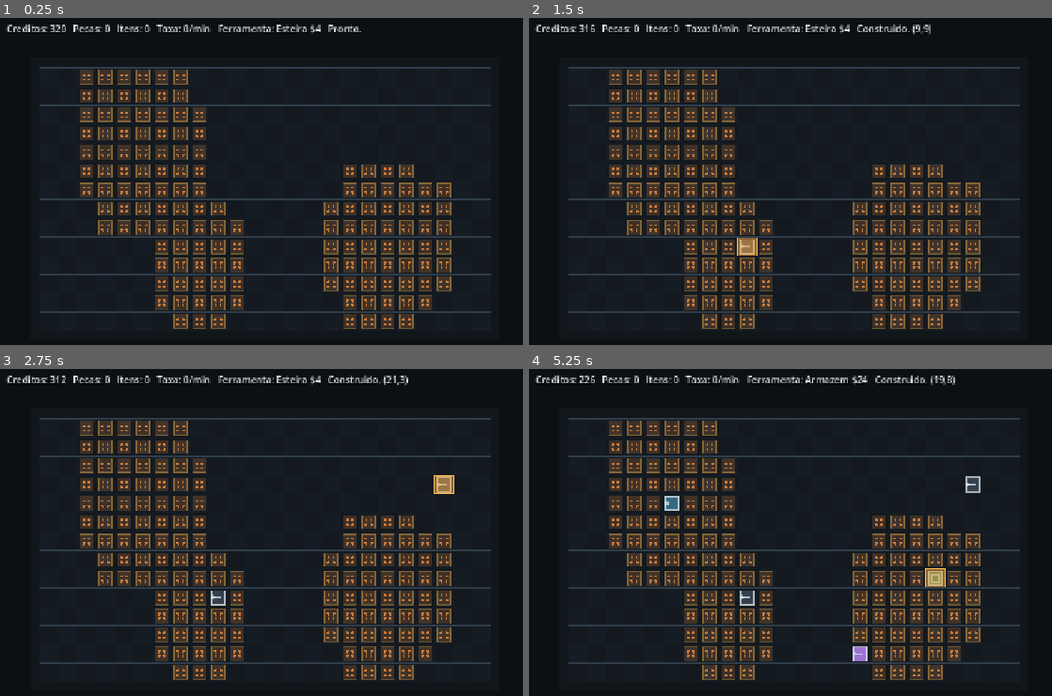
Above: before the commit, frames 1-4 (two rows, left to right).
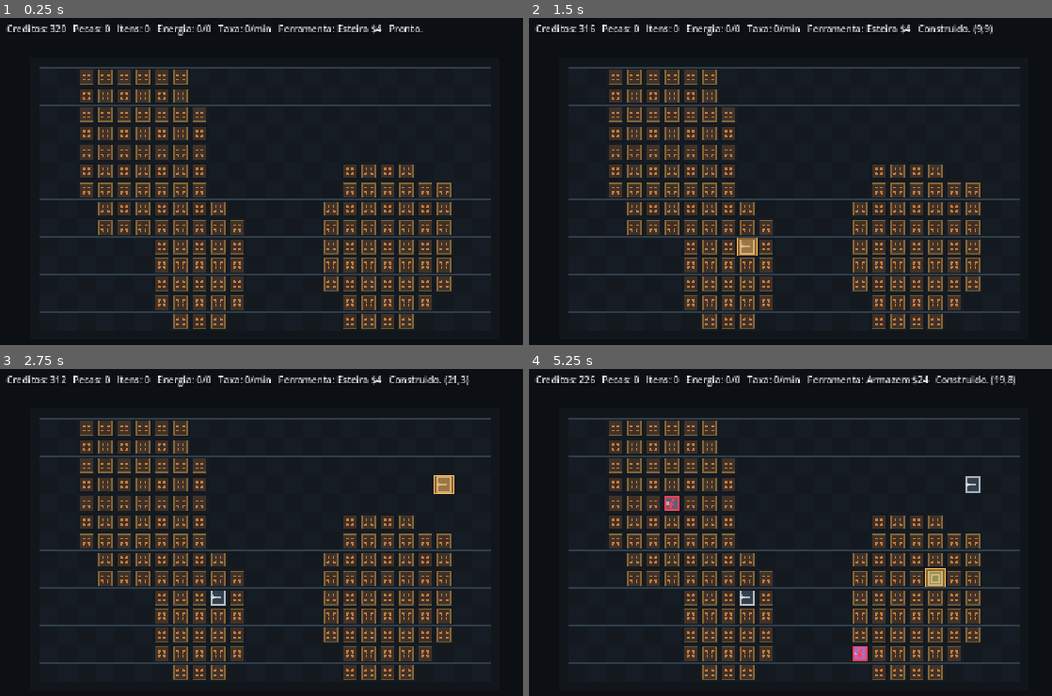
Above: after the commit, the same moments.

Repository: DURKHEIM09/jogo
Game: Godot game, scene res://scenes/main.tscn
The game is run twice, just before and just after one commit, with the same random seed, the same clock (stepped at 60 frames per second) and the same inputs.
Inputs (mouse positions are in pixels of both pictures, inside the frame that each line leads up to):
- Up to frame 1 (0.25 s): no input
- Up to frame 2 (1.5 s): tap Enter at 0.5 s; move the mouse to (outside the picture) at 0.52 s; tap R at 0.6 s; click (outside the picture) at 0.67 s; tap Space at 1.25 s; move the mouse to (748, 243) at 1.27 s; tap E at 1.35 s; click (748, 243) at 1.42 s
- Up to frame 3 (2.75 s): tap Enter at 2 s; move the mouse to (444, 480) at 2.02 s; tap 1 at 2.1 s; click (444, 480) at 2.17 s
- Up to frame 4 (5.25 s): tap Space at 2.75, 4.25 s; move the mouse to (858, 660) at 2.77 s; tap 2 at 2.85 s; click (858, 660) at 2.92 s; tap Enter at 3.5 s; move the mouse to (outside the picture) at 3.52 s; tap 3 at 3.6 s; click (outside the picture) at 3.67 s; move the mouse to (670, 509) at 4.27 s; tap 4 at 4.35 s; click (670, 509) at 4.42 s; move the mouse to (936, 575) at 5.02 s; tap 5 at 5.1 s; click (936, 575) at 5.17 s

The runs differ from the first frame. In frame 1, 0.7% of the frame differs, in the area x 29-81%, y 1-6%; in frame 2, 0.9%; in frame 3, 0.9%; in frame 4, 1.2%, in the area x 25-93%, y 1-90%.

Commit message:
feat: add factory power system

Diff:
--- a/scripts/config/bootstrap_config.gd
+++ b/scripts/config/bootstrap_config.gd
@@ -25,6 +25,8 @@
 const COLOR_ORE_FILL := Color(0.780, 0.478, 0.243, 0.24)
 const COLOR_ORE_DOT := Color(0.780, 0.478, 0.243, 1.0)
 const COLOR_ORE_GLOW := Color(0.957, 0.714, 0.302, 0.38)
+const COLOR_UNPOWERED := Color(0.984, 0.251, 0.337, 1.0)
+const COLOR_UNPOWERED_FILL := Color(0.984, 0.251, 0.337, 0.22)
 
 const INITIAL_MONEY := 320
 const BUILDING_REFUND_RATE := 0.45
@@ -46,6 +48,11 @@
 const BLOCKED_ITEM_PROGRESS := 0.98
 const SIMULATION_DT_CLAMP := 0.25
 const RATE_WINDOW_SECONDS := 60.0
+const POWER_GENERATOR_OUTPUT := 90
+const POWER_GENERATOR_RADIUS := 7
+const POWER_USAGE_MINER := 10
+const POWER_USAGE_ASSEMBLER := 18
+const POWER_USAGE_INSERTER := 4
 const COLOR_ITEM_ORE := Color(0.957, 0.714, 0.302, 1.0)
 const COLOR_ITEM_PART := Color(0.322, 0.722, 0.910, 1.0)
 const COLOR_ITEM_PREMIUM := Color(0.537, 0.918, 0.643, 1.0)
@@ -104,6 +111,17 @@
 		_:
 			return 0
 
+static func power_need(tool: String) -> int:
+	match tool:
+		TOOL_MINER:
+			return POWER_USAGE_MINER
+		TOOL_ASSEMBLER:
+			return POWER_USAGE_ASSEMBLER
+		TOOL_INSERTER:
+			return POWER_USAGE_INSERTER
+		_:
+			return 0
+
 static func tool_refund(tool: String) -> int:
 	return int(floor(float(tool_cost(tool)) * BUILDING_REFUND_RATE))
 
--- a/scripts/factory/factory_state.gd
+++ b/scripts/factory/factory_state.gd
@@ -17,6 +17,8 @@
 var parts := 0
 var ore_stored := 0
 var produced_times := []
+var power_used := 0
+var power_capacity := 0
 
 func _init() -> void:
 	rng.randomize()
@@ -36,7 +38,7 @@
 func tick(delta: float) -> void:
 	var dt: float = minf(delta, Config.SIMULATION_DT_CLAMP)
 	simulation_time += dt
-	var changed_this_tick := false
+	var changed_this_tick := recalculate_power()
 
 	for key in buildings.keys():
 		var cell: Vector2i = key
@@ -88,6 +90,44 @@
 	if not buildings.has(cell):
 		return {}
 	return buildings[cell]
+
+func recalculate_power() -> bool:
+	var generators: Array[Dictionary] = []
+	for building in buildings.values():
+		var building_type := String(building.get("type", ""))
+		if building_type == Config.TOOL_GENERATOR:
+			generators.append(building)
+
+	var previous_used := power_used
+	var previous_capacity := power_capacity
+	var next_capacity := generators.size() * Config.POWER_GENERATOR_OUTPUT
+	var remaining := next_capacity
+	var next_used := 0
+	var changed_power_state := false
+
+	for key in buildings.keys():
+		var cell: Vector2i = key
+		var building: Dictionary = buildings[cell]
+		var building_type := String(building.get("type", ""))
+		var previous_powered := bool(building.get("powered", true))
+		var need := Config.power_need(building_type)
+		var next_powered := true
+
+		if need > 0:
+			next_powered = _is_covered_by_generator(cell, generators) and remaining >= need
+			if next_powered:
+				remaining -= need
+				next_used += need
+
+		building["powered"] = next_powered
+		buildings[cell] = building
+		if previous_powered != next_powered:
+			changed_power_state = true
+
+	power_capacity = next_capacity
+	power_used = next_used
+	changed_power_state = changed_power_state or previous_used != power_used or previous_capacity != power_capacity
+	return changed_power_state
 
 func save_to_disk(path := Config.SAVE_PATH) -> bool:
 	var file := FileAccess.open(path, FileAccess.WRITE)
@@ -159,6 +199,7 @@
 			resources[cell] = resource
 
 	items = _deserialize_items(snapshot.get("items", []))
+	recalculate_power()
 	_update_rate_window()
 	emit_signal("changed")
 	return true
@@ -194,6 +235,7 @@
 
 	money -= cost
 	buildings[cell] = building
+	recalculate_power()
 	emit_signal("changed")
 	return _result(true, "placed", "Construido.", cell, -cost)
 
@@ -205,6 +247,7 @@
 	var refund := Config.tool_refund(String(building.get("type", "")))
 	buildings.erase(cell)
 	money += refund
+	recalculate_power()
 	emit_signal("changed")
 	return _result(true, "removed", "Removido.", cell, refund)
 
@@ -449,6 +492,15 @@
 			count += 1
 
 	return count
+
+func _is_covered_by_generator(cell: Vector2i, generators: Array[Dictionary]) -> bool:
+	for generator in generators:
+		var generator_cell: Vector2i = generator.get("cell", Vector2i(-1, -1))
+		var distance := absi(generator_cell.x - cell.x) + absi(generator_cell.y - cell.y)
+		if distance <= Config.POWER_GENERATOR_RADIUS:
+			return true
+
+	return false
 
 func _store_part(_part: Dictionary) -> void:
 	parts += 1
@@ -475,7 +527,6 @@
 		"output_queue": _serialize_items(building.get("output_queue", [])),
 		"held": _serialize_optional_item(building.get("held", {})),
 		"progress": float(building.get("progress", 0.0)),
-		"powered": bool(building.get("powered", true)),
 	}
 
 func _deserialize_building(raw_building: Variant) -> Dictionary:
@@ -500,7 +551,7 @@
 		"output_queue": output_queue,
 		"held": held,
 		"progress": clampf(float(source.get("progress", 0.0)), 0.0, 1.0),
-		"powered": bool(source.get("powered", true)),
+		"powered": true,
 	}
 
 func _serialize_resources() -> Array:
--- a/scripts/grid_view.gd
+++ b/scripts/grid_view.gd
@@ -96,6 +96,8 @@
 		draw_rect(rect, Config.tool_color(tool))
 		draw_rect(rect, Config.COLOR_BUILDING_BORDER, false, 2.0)
 		_draw_building_symbol(rect, building)
+		if Config.power_need(tool) > 0 and not bool(building.get("powered", true)):
+			_draw_unpowered_warning(rect)
 
 func _draw_building_symbol(rect: Rect2, building: Dictionary) -> void:
 	var tool := String(building.get("type", ""))
@@ -142,6 +144,15 @@
 	if _is_valid_cell(hovered_cell) and hovered_cell != selected_cell:
 		draw_rect(_cell_rect(hovered_cell), Config.COLOR_HOVER)
 
+func _draw_unpowered_warning(rect: Rect2) -> void:
+	draw_rect(rect, Config.COLOR_UNPOWERED_FILL)
+	draw_rect(rect, Config.COLOR_UNPOWERED, false, 2.4)
+	var top := rect.position + Vector2(rect.size.x * 0.62, rect.size.y * 0.20)
+	var mid := rect.position + Vector2(rect.size.x * 0.38, rect.size.y * 0.53)
+	var bottom := rect.position + Vector2(rect.size.x * 0.58, rect.size.y * 0.53)
+	var tail := rect.position + Vector2(rect.size.x * 0.36, rect.size.y * 0.82)
+	draw_polyline(PackedVector2Array([top, mid, bottom, tail]), Config.COLOR_UNPOWERED, 2.6)
+
 func _draw_grid_lines(grid_size: Vector2) -> void:
 	for x in range(Config.GRID_COLUMNS + 1):
 		var line_x := float(x * Config.CELL_SIZE)
--- a/scripts/main_scene.gd
+++ b/scripts/main_scene.gd
@@ -98,10 +98,12 @@
 		return
 
 	var selected_tool := String(factory_state.selected_tool)
-	hud_label.text = "Creditos: %d   Pecas: %d   Itens: %d   Taxa: %d/min   Ferramenta: %s $%d   %s" % [
+	hud_label.text = "Creditos: %d   Pecas: %d   Itens: %d   Energia: %d/%d   Taxa: %d/min   Ferramenta: %s $%d   %s" % [
 		int(factory_state.money),
 		int(factory_state.parts),
 		factory_state.get_items().size(),
+		int(factory_state.power_used),
+		int(factory_state.power_capacity),
 		factory_state.get_parts_per_minute(),
 		Config.tool_label(selected_tool),
 		Config.tool_cost(selected_tool),
--- a/scripts/tests/building_state_smoke.gd
+++ b/scripts/tests/building_state_smoke.gd
@@ -50,10 +50,26 @@
 	var ore_cell: Vector2i = _first_ore_cell_with_right_room(state, 8)
 	if not _expect(ore_cell != Vector2i(-1, -1), "could not find ore cell with enough right-side room"):
 		return
+
+	var generator_cell := _generator_cell_for(ore_cell)
+	state.select_tool(Config.TOOL_GENERATOR)
+	var placed_generator: Dictionary = state.try_apply_tool(generator_cell)
+	if not _expect(bool(placed_generator["ok"]), "generator placement failed"):
+		return
+	if not _expect(state.power_capacity == Config.POWER_GENERATOR_OUTPUT, "generator capacity mismatch"):
+		return
+
+	var money_after_generator := expected_money - Config.tool_cost(Config.TOOL_GENERATOR)
+
+	state.select_tool(Config.TOOL_MINER)
 	var placed_miner: Dictionary = state.try_apply_tool(ore_cell)
 	if not _expect(bool(placed_miner["ok"]), "miner placement on ore failed"):
 		return
-	if not _expect(state.money == expected_money - Config.tool_cost(Config.TOOL_MINER), "miner cost mismatch"):
+	if not _expect(state.money == money_after_generator - Config.tool_cost(Config.TOOL_MINER), "miner cost mismatch"):
+		return
+	if not _expect(bool(state.get_building(ore_cell).get("powered", false)), "covered miner should be powered"):
+		return
+	if not _expect(state.power_used == Config.POWER_USAGE_MINER, "miner power usage mismatch"):
 		return
 
 	var amount_before := state.get_resource_amount(ore_cell)
@@ -135,6 +151,14 @@
 	if not _expect(bool(placed_storage["ok"]), "storage placement failed"):
 		return
 
+	var expected_power_used := (
+		Config.POWER_USAGE_MINER
+		+ Config.POWER_USAGE_INSERTER * 3
+		+ Config.POWER_USAGE_ASSEMBLER
+	)
+	if not _expect(state.power_used == expected_power_used, "factory power usage mismatch"):
+		return
+
 	_advance(state, 2.0)
 	if not _expect(state.parts >= 1, "storage did not receive produced part"):
 		return
@@ -142,6 +166,8 @@
 		return
 
 	var snapshot := state.to_snapshot()
+	if not _expect(not _snapshot_persists_powered(snapshot), "snapshot should not persist raw powered"):
+		return
 	var restored = FactoryStateScript.new()
 	if not _expect(restored.load_snapshot(snapshot), "snapshot load failed"):
 		return
@@ -149,6 +175,10 @@
 		return
 	if not _expect(restored.get_buildings().size() == state.get_buildings().size(), "snapshot building count mismatch"):
 		return
+	if not _expect(restored.power_used == state.power_used and restored.power_capacity == state.power_capacity, "snapshot power totals mismatch"):
+		return
+	if not _expect(bool(restored.get_building(ore_cell).get("powered", false)), "snapshot did not recalculate miner power"):
+		return
 
 	var save_path := "user://factoryops_smoke_save.json"
 	if not _expect(state.save_to_disk(save_path), "save_to_disk failed"):
@@ -158,7 +188,23 @@
 		return
 	if not _expect(loaded.parts == state.parts, "disk save parts mismatch"):
 		return
+	if not _expect(loaded.power_used == state.power_used and loaded.power_capacity == state.power_capacity, "disk save power totals mismatch"):
+		return
 	DirAccess.remove_absolute(ProjectSettings.globalize_path(save_path))
+
+	state.select_tool(Config.TOOL_ERASE)
+	var removed_generator: Dictionary = state.try_apply_tool(generator_cell)
+	if not _expect(bool(removed_generator["ok"]), "generator removal failed"):
+		return
+	if not _expect(state.power_capacity == 0 and state.power_used == 0, "generator removal did not clear power totals"):
+		return
+	if not _expect(not bool(state.get_building(ore_cell).get("powered", true)), "miner stayed powered after generator removal"):
+		return
+
+	var parts_before_unpowered: int = state.parts
+	_advance(state, Config.MINER_INTERVAL * 2.0)
+	if not _expect(state.parts == parts_before_unpowered, "unpowered factory kept producing after generator removal"):
+		return
 
 	print("FACTORYOPS_BUILDING_STATE_SMOKE_OK")
 	get_tree().quit(0)
@@ -185,6 +231,11 @@
 			return cell
 	return Vector2i(-1, -1)
 
+func _generator_cell_for(ore_cell: Vector2i) -> Vector2i:
+	if ore_cell.y + 1 < Config.GRID_ROWS:
+		return ore_cell + Vector2i.DOWN
+	return ore_cell + Vector2i.UP
+
 func _advance(state, seconds: float) -> void:
 	var remaining := seconds
 	while remaining > 0.0:
@@ -198,3 +249,9 @@
 		if item_cell == cell:
 			return true
 	return false
+
+func _snapshot_persists_powered(snapshot: Dictionary) -> bool:
+	for raw_building in snapshot.get("buildings", []):
+		if typeof(raw_building) == TYPE_DICTIONARY and Dictionary(raw_building).has("powered"):
+			return true
+	return false
